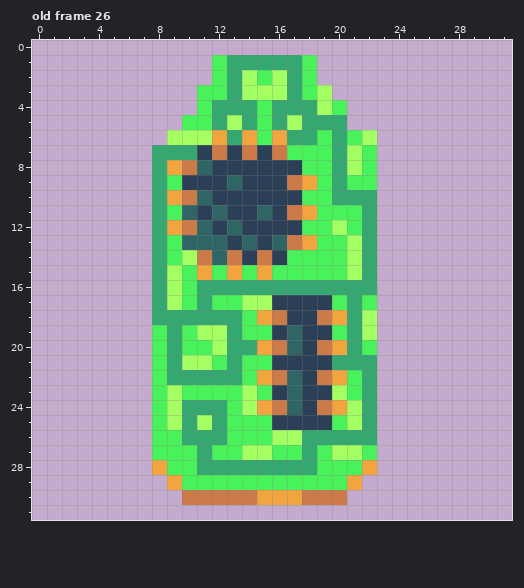
Two states of a pixel-art file, Sprites/Asperite/Chip32.aseprite. The picture above was drawn from the file before the commit.
32x32 pixels, 30 frames. Shown: old frame 26.
After the commit:
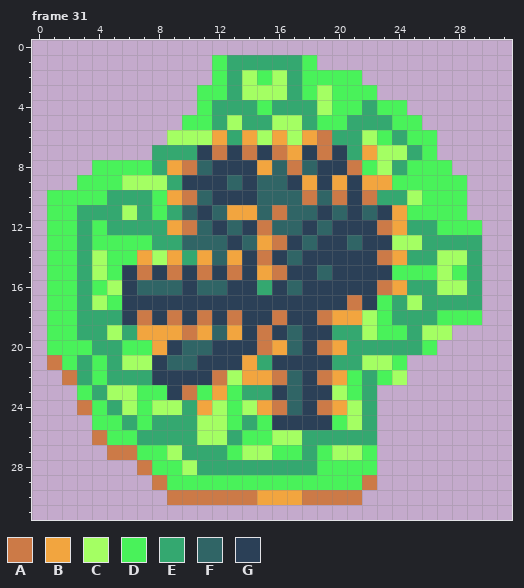
Palette (. is transparent): A #cc7a47  B #f2a53f  C #a4ff63  D #49f25a  E #34a870  F #306566  G #2b4057
A new or re-ordered frame is compared with the old frame closest to it.
Edits made:
frames 30 -> 31
Frame 31 is new; against old frame 26:
y 2: x 19..21 ... -> DDD
y 3: x 20..22 ... -> DDD
y 4: x 21..24 .... -> DEDD
y 5: x 15..16 DE -> EC; x 19..25 EE..... -> DDEEEDD
y 6: x 15 D -> C; x 17..19 EED -> CBA; x 21 D -> E; x 23..26 .... -> DEDD
y 7: x 17..26 DDDECD.... -> BGAGEBCCED
y 8: x 4..7 .... -> DDDD; x 15..21 GGGDDEC -> BFAFGGA; x 23..27 ..... -> CEDDD
y 9: x 3..9 .....ED -> DDDCCCE; x 15..17 GGA -> FFG; x 19..28 DEDD...... -> GBGBBDDDDD
y 10: x 1..8 .......E -> DDDDEEED; x 15..28 GGGDDEEE...... -> FFFAFAGAEECDDD
y 11: x 1..9 .......ED -> DDEEECEDE; x 13..14 GG -> BB; x 16..28 GABDDDE...... -> AFFGFGFGBDDDD
y 12: x 1..7 ....... -> DDEDEEE; x 15..29 GGGDDCDE....... -> AFFGFGGGABEEDDD
y 13: x 1..7 ....... -> DDEDDDD; x 9 D -> E; x 15..29 GFABDDCE....... -> BAGFGGFGGCCEEEE
y 14: x 1..11 .......EDCA -> DDECDDBCBEB; x 13 A -> B; x 17..29 DDDDCE....... -> FGGGGGABEECCE
y 15: x 1..14 .......ECDBDBD -> DDECDGAGAGAGAG; x 16..29 DDDDDCE....... -> AGGFGGGGDDDCDE
y 16: x 1..14 .......ECDEEEE -> DDEDCGFFFGFFGG; x 16..29 EEEEEEE....... -> GFGGGGGABEECCE
y 17: x 1..15 .......ECDEDDCC -> DDECDGGGGGGGGGG; x 20..29 DED....... -> GAGDECEEEE
y 18: x 1..15 .......EEEEEEDB -> DDEEEGAGAGAGAGG; x 21 E -> B; x 23..29 ....... -> DEEEDDD
y 19: x 1..15 .......DEDCCEDD -> DDEECEBBBABFBGA; x 20 D -> E; x 23..27 ..... -> DDECC
y 20: x 1..16 .......DEDDCEEBA -> DDDEEDDBGFFGGGAB; x 22..26 D.... -> EEEED
y 21: x 1..15 .......DECCDEDD -> ADEDECCGFFGGGBE; x 22..24 E.. -> CCD
y 22: x 2..14 ......DEEEEED -> AEDEEEGGGGACB; x 23..24 .. -> DC
y 23: x 3..7 ..... -> DECCD; x 9..10 CD -> GA; x 12 D -> B; x 14..15 CD -> EE
y 24: x 3..8 .....D -> ADECDC; x 11..12 EE -> BC
y 25: x 4..9 ....DC -> DDEDEE; x 12 E -> C; x 14 D -> E
y 26: x 4..9 ....DD -> ADDEEE; x 11..13 EED -> CCE
y 27: x 5..7 ... -> AAD; x 9..10 DD -> CE; x 12 D -> E
y 28: x 7..8 .B -> AD; x 10 D -> C; x 22 B -> D
y 29: x 8..9 .B -> AD; x 21..22 B. -> DA
y 30: x 9 . -> A; x 21 . -> A
Changed places in both pictures, as pixel boxes (x1, y1, x2, y2):
changed: (47, 70, 482, 505)
